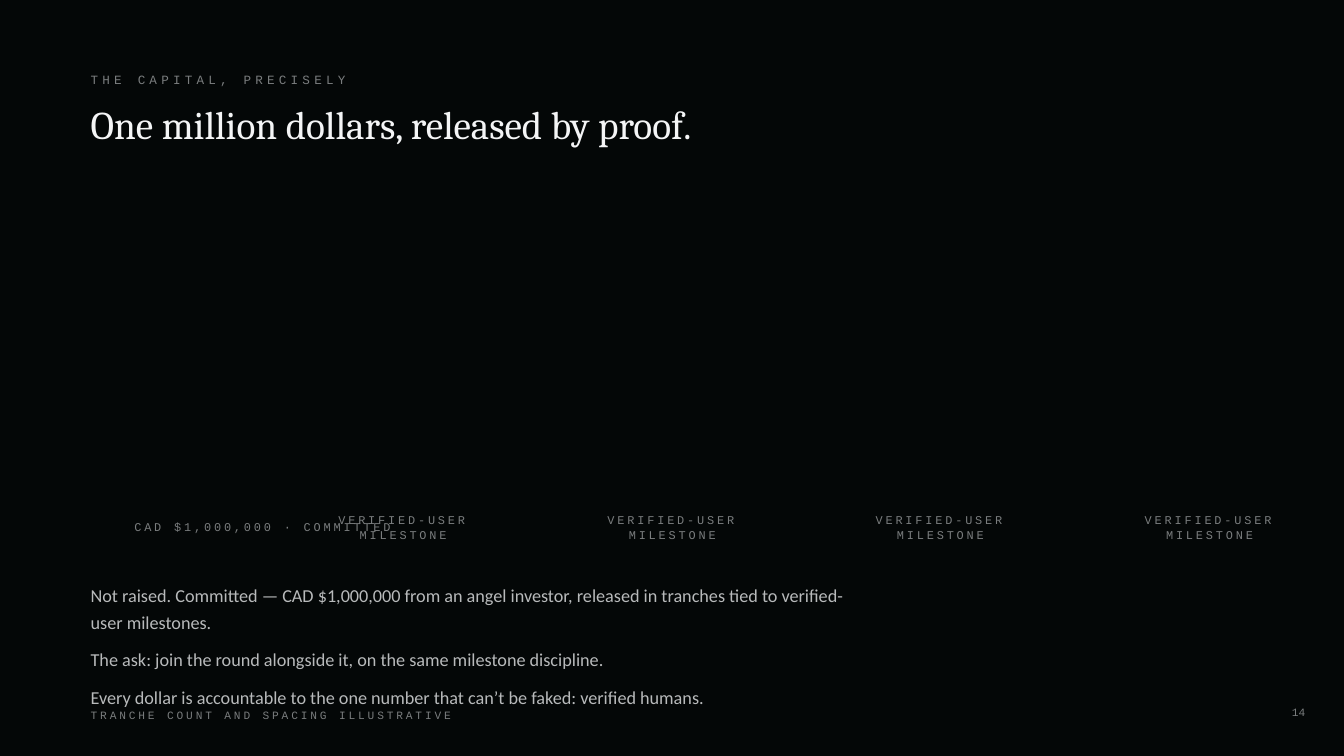
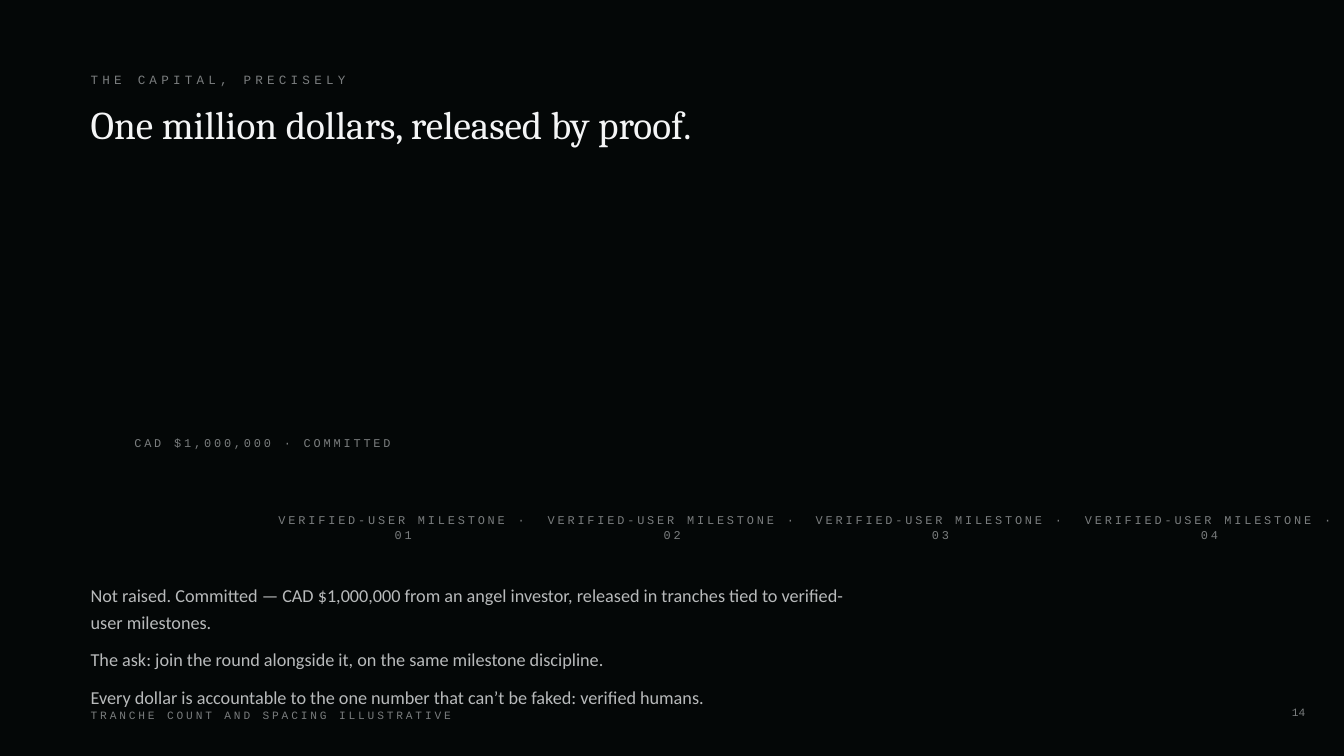
Before and after one commit to LStar977/rpv-mobile-clone, a slide deck: slide 14 of pitch/ultimate/v2/Represent-Proof-of-Us-Investor.pptx. Drawn at 1344x756 pixels with LibreOffice and Linux fonts; fonts in the diff are those of the drawing; background and template pictures are left out. Boxes give left, top, right and bottom in pixels: in the first picture for what was removed or moved away, otherwise in the second. Text is boxed around its words. In the diff, an @@ line names an element or a change of style, - is before the commit and + after.

```diff
--- a/pitch/ultimate/v2/Represent-Proof-of-Us-Investor.pptx
+++ b/pitch/ultimate/v2/Represent-Proof-of-Us-Investor.pptx
@@ text "CAD $1,000,000 · COMMITTED": place and size @@
-text "CAD $1,000,000 · COMMITTED" at [134, 523, 391, 535]
+text "CAD $1,000,000 · COMMITTED" at [134, 438, 391, 449]
@@ text at [278, 516, 505, 539]: text changed @@
-VERIFIED-USER MILESTONE
+VERIFIED-USER MILESTONE · 01
@@ text at [548, 516, 774, 539]: text changed @@
-VERIFIED-USER MILESTONE
+VERIFIED-USER MILESTONE · 02
@@ text at [816, 516, 1042, 539]: text changed @@
-VERIFIED-USER MILESTONE
+VERIFIED-USER MILESTONE · 03
@@ text at [1085, 516, 1311, 539]: text changed @@
-VERIFIED-USER MILESTONE
+VERIFIED-USER MILESTONE · 04
```
Also in this commit, not shown: 2 other slides changed, 13 other files.
